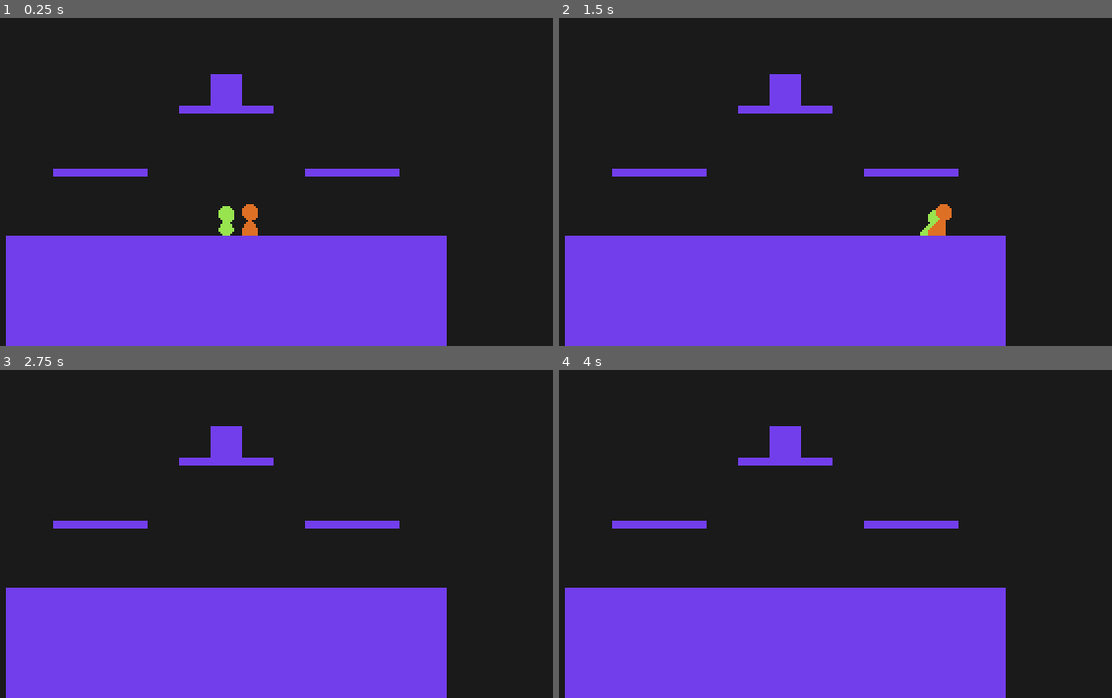
Above: before the commit, frames 1-4 (two rows, left to right).
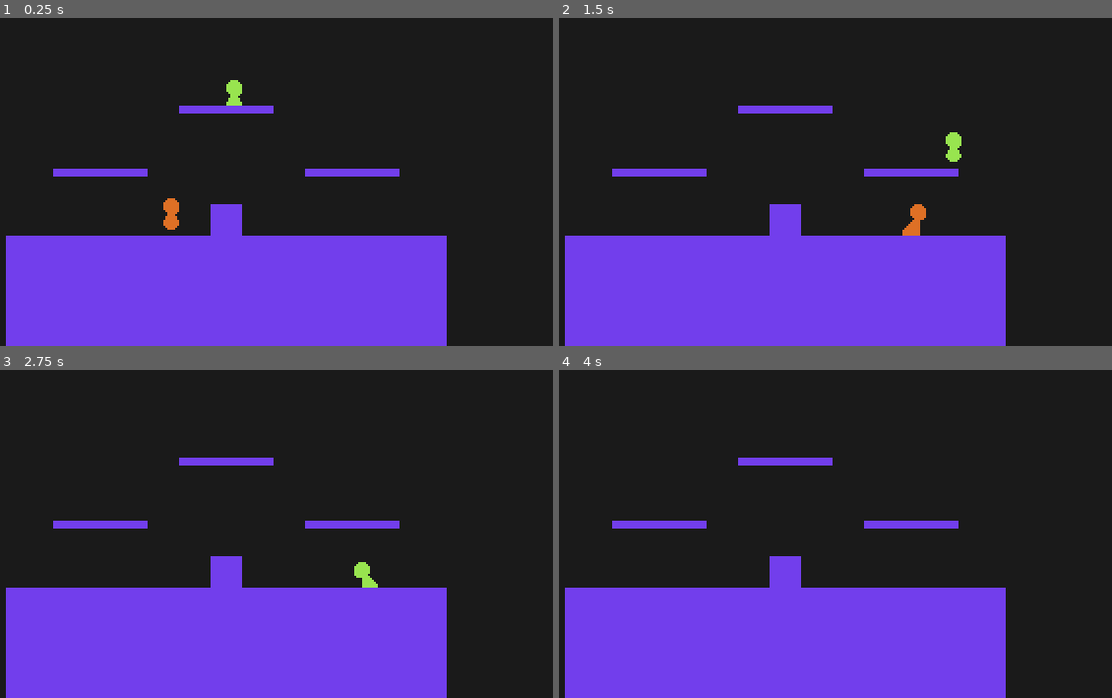
Above: after the commit, the same moments.

Repository: youssefevan/platform-fighter
Game: Godot game, scene res://World.tscn
The game is run twice, just before and just after one commit, with the same random seed, the same clock (stepped at 60 frames per second) and the same inputs.
Inputs:
- Up to frame 1 (0.25 s): no input
- Up to frame 2 (1.5 s): hold Right (right) from 0.53 s (still down); tap X (attack) at 0.6 s; tap Z (jump) at 0.77 s; tap C (special) at 1.35 s
- Up to frame 3 (2.75 s): tap Z (jump) at 1.52 s; release Right (right) at 2.03 s; hold Left (left) from 2.03 s (still down); tap X (attack) at 2.1 s
- Up to frame 4 (4 s): release Left (left) at 2.78 s; hold Right (right) from 2.78 s (still down); tap C (special) at 2.85 s; tap Z (jump) at 3.02, 3.77 s; tap X (attack) at 3.6 s

The runs differ from the first frame. In frame 1, 1.5% of the frame differs, in the area x 29-47%, y 17-67%; in frame 2, 1.9%, in the area x 38-73%, y 17-67%; in frame 3, 1.3%; in frame 4, 1.1%.

Commit message:
Implemented knockback scaling
- set in the animation player as a variable of the hitbox

Diff:
--- a/PlatformFighter/Scenes/Characters/Red.tscn
+++ b/PlatformFighter/Scenes/Characters/Red.tscn
@@ -98,7 +98,7 @@
 "times": PoolRealArray( 0 ),
 "transitions": PoolRealArray( 1 ),
 "update": 0,
-"values": [ 15.0 ]
+"values": [ 30.0 ]
 }
 tracks/7/type = "value"
 tracks/7/path = NodePath("Hitbox:kb_angle")
@@ -112,6 +112,18 @@
 "update": 0,
 "values": [ -50.0 ]
 }
+tracks/8/type = "value"
+tracks/8/path = NodePath("Hitbox:kb_scaling")
+tracks/8/interp = 1
+tracks/8/loop_wrap = true
+tracks/8/imported = false
+tracks/8/enabled = true
+tracks/8/keys = {
+"times": PoolRealArray( 0 ),
+"transitions": PoolRealArray( 1 ),
+"update": 0,
+"values": [ 1.0 ]
+}
 
 [sub_resource type="CircleShape2D" id=21]
 radius = 8.0
@@ -154,7 +166,7 @@
 "times": PoolRealArray( 0 ),
 "transitions": PoolRealArray( 1 ),
 "update": 1,
-"values": [ 115.0 ]
+"values": [ 150.0 ]
 }
 tracks/3/type = "value"
 tracks/3/path = NodePath("Hitbox:kb_angle")
@@ -216,6 +228,18 @@
 "update": 1,
 "values": [ 90.0 ]
 }
+tracks/8/type = "value"
+tracks/8/path = NodePath("Hitbox:kb_scaling")
+tracks/8/interp = 1
+tracks/8/loop_wrap = true
+tracks/8/imported = false
+tracks/8/enabled = true
+tracks/8/keys = {
+"times": PoolRealArray( 0 ),
+"transitions": PoolRealArray( 1 ),
+"update": 0,
+"values": [ -1.0 ]
+}
 
 [sub_resource type="Animation" id=11]
 resource_name = "AerialSide"
@@ -303,7 +327,7 @@
 "times": PoolRealArray( 0 ),
 "transitions": PoolRealArray( 1 ),
 "update": 1,
-"values": [ 125.0 ]
+"values": [ 165.0 ]
 }
 tracks/7/type = "value"
 tracks/7/path = NodePath("Hitbox:kb_angle")
@@ -316,6 +340,18 @@
 "transitions": PoolRealArray( 1 ),
 "update": 1,
 "values": [ -45.0 ]
+}
+tracks/8/type = "value"
+tracks/8/path = NodePath("Hitbox:kb_scaling")
+tracks/8/interp = 1
+tracks/8/loop_wrap = true
+tracks/8/imported = false
+tracks/8/enabled = true
+tracks/8/keys = {
+"times": PoolRealArray( 0 ),
+"transitions": PoolRealArray( 1 ),
+"update": 0,
+"values": [ -1.0 ]
 }
 
 [sub_resource type="Animation" id=14]
@@ -668,12 +704,13 @@
 hframes = 1
 vframes = 1
 region_enabled = true
-region_rect = Rect2( 128, 64, 32, 32 )
+region_rect = Rect2( 96, 96, 32, 32 )
 
 [node name="Hitbox" parent="." index="2"]
-damage = 2.0
-kb_power = 20.0
-kb_angle = -50.0
+damage = 11.0
+kb_power = 165.0
+kb_angle = -45.0
+kb_scaling = 3.33
 
 [node name="Bounds" parent="Hitbox" index="0"]
 position = Vector2( 2, 8 )
--- a/PlatformFighter/Scenes/Characters/Timber.tscn
+++ b/PlatformFighter/Scenes/Characters/Timber.tscn
@@ -6,6 +6,9 @@
 
 [sub_resource type="RectangleShape2D" id=1]
 extents = Vector2( 4, 6.5 )
+
+[sub_resource type="CapsuleShape2D" id=43]
+radius = 6.0
 
 [sub_resource type="CapsuleShape2D" id=2]
 radius = 4.0
@@ -72,9 +75,9 @@
 tracks/4/imported = false
 tracks/4/enabled = true
 tracks/4/keys = {
-"times": PoolRealArray( 0.05 ),
-"transitions": PoolRealArray( 1 ),
-"update": 0,
+"times": PoolRealArray( 0 ),
+"transitions": PoolRealArray( 1 ),
+"update": 1,
 "values": [ 8.0 ]
 }
 tracks/5/type = "value"
@@ -84,9 +87,9 @@
 tracks/5/imported = false
 tracks/5/enabled = true
 tracks/5/keys = {
-"times": PoolRealArray( 0.05 ),
-"transitions": PoolRealArray( 1 ),
-"update": 0,
+"times": PoolRealArray( 0 ),
+"transitions": PoolRealArray( 1 ),
+"update": 1,
 "values": [ 200.0 ]
 }
 tracks/6/type = "value"
@@ -96,9 +99,9 @@
 tracks/6/imported = false
 tracks/6/enabled = true
 tracks/6/keys = {
-"times": PoolRealArray( 0.05 ),
-"transitions": PoolRealArray( 1 ),
-"update": 0,
+"times": PoolRealArray( 0 ),
+"transitions": PoolRealArray( 1 ),
+"update": 1,
 "values": [ 70.0 ]
 }
 tracks/7/type = "value"
@@ -110,8 +113,20 @@
 tracks/7/keys = {
 "times": PoolRealArray( 0 ),
 "transitions": PoolRealArray( 1 ),
-"update": 0,
+"update": 1,
 "values": [ 0.0 ]
+}
+tracks/8/type = "value"
+tracks/8/path = NodePath("Hitbox:kb_scaling")
+tracks/8/interp = 1
+tracks/8/loop_wrap = true
+tracks/8/imported = false
+tracks/8/enabled = true
+tracks/8/keys = {
+"times": PoolRealArray( 0 ),
+"transitions": PoolRealArray( 1 ),
+"update": 1,
+"values": [ -1.0 ]
 }
 
 [sub_resource type="CapsuleShape2D" id=35]
@@ -189,7 +204,7 @@
 tracks/5/imported = false
 tracks/5/enabled = true
 tracks/5/keys = {
-"times": PoolRealArray( 0.1 ),
+"times": PoolRealArray( 0 ),
 "transitions": PoolRealArray( 1 ),
 "update": 1,
 "values": [ 12.0 ]
@@ -201,7 +216,7 @@
 tracks/6/imported = false
 tracks/6/enabled = true
 tracks/6/keys = {
-"times": PoolRealArray( 0.1 ),
+"times": PoolRealArray( 0 ),
 "transitions": PoolRealArray( 1 ),
 "update": 1,
 "values": [ 180.0 ]
@@ -213,10 +228,22 @@
 tracks/7/imported = false
 tracks/7/enabled = true
 tracks/7/keys = {
-"times": PoolRealArray( 0.1 ),
+"times": PoolRealArray( 0 ),
 "transitions": PoolRealArray( 1 ),
 "update": 1,
 "values": [ -50.0 ]
+}
+tracks/8/type = "value"
+tracks/8/path = NodePath("Hitbox:kb_scaling")
+tracks/8/interp = 1
+tracks/8/loop_wrap = true
+tracks/8/imported = false
+tracks/8/enabled = true
+tracks/8/keys = {
+"times": PoolRealArray( 0 ),
+"transitions": PoolRealArray( 1 ),
+"update": 1,
+"values": [ -1.0 ]
 }
 
 [sub_resource type="CircleShape2D" id=34]
@@ -280,7 +307,7 @@
 tracks/4/imported = false
 tracks/4/enabled = true
 tracks/4/keys = {
-"times": PoolRealArray( 0.1 ),
+"times": PoolRealArray( 0 ),
 "transitions": PoolRealArray( 1 ),
 "update": 1,
 "values": [ 8.0 ]
@@ -292,7 +319,7 @@
 tracks/5/imported = false
 tracks/5/enabled = true
 tracks/5/keys = {
-"times": PoolRealArray( 0.1 ),
+"times": PoolRealArray( 0 ),
 "transitions": PoolRealArray( 1 ),
 "update": 1,
 "values": [ 170.0 ]
@@ -304,7 +331,7 @@
 tracks/6/imported = false
 tracks/6/enabled = true
 tracks/6/keys = {
-"times": PoolRealArray( 0.1 ),
+"times": PoolRealArray( 0 ),
 "transitions": PoolRealArray( 1 ),
 "update": 1,
 "values": [ -60.0 ]
@@ -318,8 +345,20 @@
 tracks/7/keys = {
 "times": PoolRealArray( 0 ),
 "transitions": PoolRealArray( 1 ),
-"update": 0,
+"update": 1,
 "values": [ 0.0 ]
+}
+tracks/8/type = "value"
+tracks/8/path = NodePath("Hitbox:kb_scaling")
+tracks/8/interp = 1
+tracks/8/loop_wrap = true
+tracks/8/imported = false
+tracks/8/enabled = true
+tracks/8/keys = {
+"times": PoolRealArray( 0 ),
+"transitions": PoolRealArray( 1 ),
+"update": 1,
+"values": [ -1.0 ]
 }
 
 [sub_resource type="CapsuleShape2D" id=38]
@@ -375,7 +414,7 @@
 tracks/3/keys = {
 "times": PoolRealArray( 0, 0.0333334 ),
 "transitions": PoolRealArray( 1, 1 ),
-"update": 0,
+"update": 1,
 "values": [ Vector2( 0, 0 ), Vector2( 1, -17 ) ]
 }
 tracks/4/type = "value"
@@ -387,7 +426,7 @@
 tracks/4/keys = {
 "times": PoolRealArray( 0, 0.0333333 ),
 "transitions": PoolRealArray( 1, 1 ),
-"update": 0,
+"update": 1,
 "values": [ 0.0, 90.0 ]
 }
 tracks/5/type = "value"
@@ -397,9 +436,9 @@
 tracks/5/imported = false
 tracks/5/enabled = true
 tracks/5/keys = {
-"times": PoolRealArray( 0.0333333 ),
-"transitions": PoolRealArray( 1 ),
-"update": 0,
+"times": PoolRealArray( 0 ),
+"transitions": PoolRealArray( 1 ),
+"update": 1,
 "values": [ 12.0 ]
 }
 tracks/6/type = "value"
@@ -409,9 +448,9 @@
 tracks/6/imported = false
 tracks/6/enabled = true
 tracks/6/keys = {
-"times": PoolRealArray( 0.0333333 ),
-"transitions": PoolRealArray( 1 ),
-"update": 0,
+"times": PoolRealArray( 0 ),
+"transitions": PoolRealArray( 1 ),
+"update": 1,
 "values": [ 160.0 ]
 }
 tracks/7/type = "value"
@@ -421,10 +460,22 @@
 tracks/7/imported = false
 tracks/7/enabled = true
 tracks/7/keys = {
-"times": PoolRealArray( 0.0333333 ),
-"transitions": PoolRealArray( 1 ),
-"update": 0,
+"times": PoolRealArray( 0 ),
+"transitions": PoolRealArray( 1 ),
+"update": 1,
 "values": [ -70.0 ]
+}
+tracks/8/type = "value"
+tracks/8/path = NodePath("Hitbox:kb_scaling")
+tracks/8/interp = 1
+tracks/8/loop_wrap = true
+tracks/8/imported = false
+tracks/8/enabled = true
+tracks/8/keys = {
+"times": PoolRealArray( 0 ),
+"transitions": PoolRealArray( 1 ),
+"update": 1,
+"values": [ -1.0 ]
 }
 
 [sub_resource type="Animation" id=3]
@@ -502,10 +553,10 @@
 tracks/1/imported = false
 tracks/1/enabled = true
 tracks/1/keys = {
-"times": PoolRealArray( -0.0166667, 0 ),
-"transitions": PoolRealArray( 1, 1 ),
-"update": 1,
-"values": [ null, SubResource( 39 ) ]
+"times": PoolRealArray( 0 ),
+"transitions": PoolRealArray( 1 ),
+"update": 1,
+"values": [ SubResource( 39 ) ]
 }
 tracks/2/type = "value"
 tracks/2/path = NodePath("Hitbox/Bounds:disabled")
@@ -550,9 +601,9 @@
 tracks/5/imported = false
 tracks/5/enabled = true
 tracks/5/keys = {
-"times": PoolRealArray( 0.1 ),
-"transitions": PoolRealArray( 1 ),
-"update": 0,
+"times": PoolRealArray( 0 ),
+"transitions": PoolRealArray( 1 ),
+"update": 1,
 "values": [ 9.0 ]
 }
 tracks/6/type = "value"
@@ -562,9 +613,9 @@
 tracks/6/imported = false
 tracks/6/enabled = true
 tracks/6/keys = {
-"times": PoolRealArray( 0.1 ),
-"transitions": PoolRealArray( 1 ),
-"update": 0,
+"times": PoolRealArray( 0 ),
+"transitions": PoolRealArray( 1 ),
+"update": 1,
 "values": [ 90.0 ]
 }
 tracks/7/type = "value"
@@ -574,10 +625,22 @@
 tracks/7/imported = false
 tracks/7/enabled = true
 tracks/7/keys = {
-"times": PoolRealArray( 0.1 ),
-"transitions": PoolRealArray( 1 ),
-"update": 0,
+"times": PoolRealArray( 0 ),
+"transitions": PoolRealArray( 1 ),
+"update": 1,
 "values": [ -30.0 ]
+}
+tracks/8/type = "value"
+tracks/8/path = NodePath("Hitbox:kb_scaling")
+tracks/8/interp = 1
+tracks/8/loop_wrap = true
+tracks/8/imported = false
+tracks/8/enabled = true
+tracks/8/keys = {
+"times": PoolRealArray( 0 ),
+"transitions": PoolRealArray( 1 ),
+"update": 1,
+"values": [ -1.0 ]
 }
 
 [sub_resource type="CircleShape2D" id=32]
@@ -606,10 +669,10 @@
 tracks/1/imported = false
 tracks/1/enabled = true
 tracks/1/keys = {
-"times": PoolRealArray( 0, 0.05 ),
-"transitions": PoolRealArray( 1, 1 ),
-"update": 1,
-"values": [ null, SubResource( 32 ) ]
+"times": PoolRealArray( 0 ),
+"transitions": PoolRealArray( 1 ),
+"update": 1,
+"values": [ SubResource( 32 ) ]
 }
 tracks/2/type = "value"
 tracks/2/path = NodePath("Hitbox/Bounds:disabled")
@@ -630,10 +693,10 @@
 tracks/3/imported = false
 tracks/3/enabled = true
 tracks/3/keys = {
-"times": PoolRealArray( 0, 0.05 ),
-"transitions": PoolRealArray( 1, 1 ),
-"update": 1,
-"values": [ Vector2( 0, 0 ), Vector2( 10, -7 ) ]
+"times": PoolRealArray( 0 ),
+"transitions": PoolRealArray( 1 ),
+"update": 1,
+"values": [ Vector2( 10, -7 ) ]
 }
 tracks/4/type = "value"
 tracks/4/path = NodePath("Hitbox:damage")
@@ -642,9 +705,9 @@
 tracks/4/imported = false
 tracks/4/enabled = true
 tracks/4/keys = {
-"times": PoolRealArray( 0.05 ),
-"transitions": PoolRealArray( 1 ),
-"update": 0,
+"times": PoolRealArray( 0 ),
+"transitions": PoolRealArray( 1 ),
+"update": 1,
 "values": [ 3.0 ]
 }
 tracks/5/type = "value"
@@ -654,9 +717,9 @@
 tracks/5/imported = false
 tracks/5/enabled = true
 tracks/5/keys = {
-"times": PoolRealArray( 0.05 ),
-"transitions": PoolRealArray( 1 ),
-"update": 0,
+"times": PoolRealArray( 0 ),
+"transitions": PoolRealArray( 1 ),
+"update": 1,
 "values": [ 75.0 ]
 }
 tracks/6/type = "value"
@@ -666,9 +729,9 @@
 tracks/6/imported = false
 tracks/6/enabled = true
 tracks/6/keys = {
-"times": PoolRealArray( 0.05 ),
-"transitions": PoolRealArray( 1 ),
-"update": 0,
+"times": PoolRealArray( 0 ),
+"transitions": PoolRealArray( 1 ),
+"update": 1,
 "values": [ -80.0 ]
 }
 tracks/7/type = "value"
@@ -680,8 +743,20 @@
 tracks/7/keys = {
 "times": PoolRealArray( 0 ),
 "transitions": PoolRealArray( 1 ),
-"update": 0,
+"update": 1,
 "values": [ 0.0 ]
+}
+tracks/8/type = "value"
+tracks/8/path = NodePath("Hitbox:kb_scaling")
+tracks/8/interp = 1
+tracks/8/loop_wrap = true
+tracks/8/imported = false
+tracks/8/enabled = true
+tracks/8/keys = {
+"times": PoolRealArray( 0 ),
+"transitions": PoolRealArray( 1 ),
+"update": 1,
+"values": [ 1.0 ]
 }
 
 [sub_resource type="CapsuleShape2D" id=36]
@@ -711,7 +786,7 @@
 tracks/1/imported = false
 tracks/1/enabled = true
 tracks/1/keys = {
-"times": PoolRealArray( 0.0833335 ),
+"times": PoolRealArray( 0 ),
 "transitions": PoolRealArray( 1 ),
 "update": 1,
 "values": [ SubResource( 36 ) ]
@@ -735,9 +810,9 @@
 tracks/3/imported = false
 tracks/3/enabled = true
 tracks/3/keys = {
-"times": PoolRealArray( 0.0833335 ),
-"transitions": PoolRealArray( 1 ),
-"update": 0,
+"times": PoolRealArray( 0 ),
+"transitions": PoolRealArray( 1 ),
+"update": 1,
 "values": [ Vector2( 14, -6 ) ]
 }
 tracks/4/type = "value"
@@ -747,9 +822,9 @@
 tracks/4/imported = false
 tracks/4/enabled = true
 tracks/4/keys = {
-"times": PoolRealArray( 0.0833335 ),
-"transitions": PoolRealArray( 1 ),
-"update": 0,
+"times": PoolRealArray( 0 ),
+"transitions": PoolRealArray( 1 ),
+"update": 1,
 "values": [ 90.0 ]
 }
 tracks/5/type = "value"
@@ -759,9 +834,9 @@
 tracks/5/imported = false
 tracks/5/enabled = true
 tracks/5/keys = {
-"times": PoolRealArray( 0.0833333 ),
-"transitions": PoolRealArray( 1 ),
-"update": 0,
+"times": PoolRealArray( 0 ),
+"transitions": PoolRealArray( 1 ),
+"update": 1,
 "values": [ 9.0 ]
 }
 tracks/6/type = "value"
@@ -771,9 +846,9 @@
 tracks/6/imported = false
 tracks/6/enabled = true
 tracks/6/keys = {
-"times": PoolRealArray( 0.0833333 ),
-"transitions": PoolRealArray( 1 ),
-"update": 0,
+"times": PoolRealArray( 0 ),
+"transitions": PoolRealArray( 1 ),
+"update": 1,
 "values": [ 200.0 ]
 }
 tracks/7/type = "value"
@@ -783,10 +858,22 @@
 tracks/7/imported = false
 tracks/7/enabled = true
 tracks/7/keys = {
-"times": PoolRealArray( 0.0833333 ),
-"transitions": PoolRealArray( 1 ),
-"update": 0,
+"times": PoolRealArray( 0 ),
+"transitions": PoolRealArray( 1 ),
+"update": 1,
 "values": [ -75.0 ]
+}
+tracks/8/type = "value"
+tracks/8/path = NodePath("Hitbox:kb_scaling")
+tracks/8/interp = 1
+tracks/8/loop_wrap = true
+tracks/8/imported = false
+tracks/8/enabled = true
+tracks/8/keys = {
+"times": PoolRealArray( 0 ),
+"transitions": PoolRealArray( 1 ),
+"update": 1,
+"values": [ -1.0 ]
 }
 
 [sub_resource type="CircleShape2D" id=40]
@@ -840,7 +927,7 @@
 tracks/3/keys = {
 "times": PoolRealArray( 0 ),
 "transitions": PoolRealArray( 1 ),
-"update": 0,
+"update": 1,
 "values": [ Vector2( 2, -13 ) ]
 }
 tracks/4/type = "value"
@@ -852,7 +939,7 @@
 tracks/4/keys = {
 "times": PoolRealArray( 0 ),
 "transitions": PoolRealArray( 1 ),
-"update": 0,
+"update": 1,
 "values": [ 0.0 ]
 }
 tracks/5/type = "value"
@@ -864,7 +951,7 @@
 tracks/5/keys = {
 "times": PoolRealArray( 0 ),
 "transitions": PoolRealArray( 1 ),
-"update": 0,
+"update": 1,
 "values": [ 7.0 ]
 }
 tracks/6/type = "value"
@@ -876,7 +963,7 @@
 tracks/6/keys = {
 "times": PoolRealArray( 0 ),
 "transitions": PoolRealArray( 1 ),
-"update": 0,
+"update": 1,
 "values": [ 160.0 ]
 }
 tracks/7/type = "value"
@@ -888,8 +975,20 @@
 tracks/7/keys = {
 "times": PoolRealArray( 0 ),
 "transitions": PoolRealArray( 1 ),
-"update": 0,
+"update": 1,
 "values": [ -80.0 ]
+}
+tracks/8/type = "value"
+tracks/8/path = NodePath("Hitbox:kb_scaling")
+tracks/8/interp = 1
+tracks/8/loop_wrap = true
+tracks/8/imported = false
+tracks/8/enabled = true
+tracks/8/keys = {
+"times": PoolRealArray( 0 ),
+"transitions": PoolRealArray( 1 ),
+"update": 1,
+"values": [ -1.0 ]
 }
 
 [sub_resource type="Animation" id=41]
@@ -1112,7 +1211,7 @@
 tracks/5/imported = false
 tracks/5/enabled = true
 tracks/5/keys = {
-"times": PoolRealArray( 0.15 ),
+"times": PoolRealArray( 0 ),
 "transitions": PoolRealArray( 1 ),
 "update": 1,
 "values": [ 19.0 ]
@@ -1124,7 +1223,7 @@
 tracks/6/imported = false
 tracks/6/enabled = true
 tracks/6/keys = {
-"times": PoolRealArray( 0.15 ),
+"times": PoolRealArray( 0 ),
 "transitions": PoolRealArray( 1 ),
 "update": 1,
 "values": [ 185.0 ]
@@ -1136,14 +1235,23 @@
 tracks/7/imported = false
 tracks/7/enabled = true
 tracks/7/keys = {
-"times": PoolRealArray( 0.15 ),
+"times": PoolRealArray( 0 ),
 "transitions": PoolRealArray( 1 ),
 "update": 1,
 "values": [ -60.0 ]
 }
-
-[sub_resource type="CapsuleShape2D" id=43]
-radius = 6.0
+tracks/8/type = "value"
+tracks/8/path = NodePath("Hitbox:kb_scaling")
+tracks/8/interp = 1
+tracks/8/loop_wrap = true
+tracks/8/imported = false
+tracks/8/enabled = true
+tracks/8/keys = {
+"times": PoolRealArray( 0 ),
+"transitions": PoolRealArray( 1 ),
+"update": 1,
+"values": [ -1.0 ]
+}
 
 [sub_resource type="Animation" id=42]
 resource_name = "SpecialUp"
@@ -1216,7 +1324,7 @@
 tracks/5/imported = false
 tracks/5/enabled = true
 tracks/5/keys = {
-"times": PoolRealArray( 0.05, 0.45 ),
+"times": PoolRealArray( 0, 0.45 ),
 "transitions": PoolRealArray( 1, 1 ),
 "update": 1,
 "values": [ 3.0, 15.0 ]
@@ -1228,7 +1336,7 @@
 tracks/6/imported = false
 tracks/6/enabled = true
 tracks/6/keys = {
-"times": PoolRealArray( 0.05, 0.45 ),
+"times": PoolRealArray( 0, 0.45 ),
 "transitions": PoolRealArray( 1, 1 ),
 "update": 1,
 "values": [ 50.0, 190.0 ]
@@ -1240,10 +1348,22 @@
 tracks/7/imported = false
 tracks/7/enabled = true
 tracks/7/keys = {
-"times": PoolRealArray( 0.05, 0.45 ),
+"times": PoolRealArray( 0, 0.45 ),
 "transitions": PoolRealArray( 1, 1 ),
-"update": 0,
+"update": 1,
 "values": [ -90.0, -70.0 ]
+}
+tracks/8/type = "value"
+tracks/8/path = NodePath("Hitbox:kb_scaling")
+tracks/8/interp = 1
+tracks/8/loop_wrap = true
+tracks/8/imported = false
+tracks/8/enabled = true
+tracks/8/keys = {
+"times": PoolRealArray( 0, 0.45 ),
+"transitions": PoolRealArray( 1, 1 ),
+"update": 1,
+"values": [ 1.0, -1.0 ]
 }
 
 [node name="Timber" instance=ExtResource( 1 )]
@@ -1278,15 +1398,17 @@
 hframes = 1
 vframes = 1
 region_enabled = true
-region_rect = Rect2( 160, 160, 32, 32 )
+region_rect = Rect2( 128, 32, 32, 32 )
 
 [node name="Hitbox" parent="." index="2"]
-damage = 19.0
-kb_power = 185.0
-kb_angle = -60.0
+damage = 3.0
+kb_power = 50.0
+kb_angle = -90.0
+kb_scaling = 1.0
 
 [node name="Bounds" parent="Hitbox" index="0"]
 rotation = 1.5708
+shape = SubResource( 43 )
 disabled = false
 
 [node name="Bounds" parent="Hurtbox" index="0"]
--- a/PlatformFighter/Scripts/CharacterBase/States/hitstun.gd
+++ b/PlatformFighter/Scripts/CharacterBase/States/hitstun.gd
@@ -4,6 +4,8 @@
 var kb_power
 var damage_percent
 var knockback_modifier = 100
+var kb_scaling
+var default_kb_scaling = 3.33
 
 var frame = 0
 
@@ -17,7 +19,7 @@
 	var knockback = ((((
 		(char_base.percentage/10 + (char_base.percentage * damage_percent)/20)
 		* 200/(char_base.knockback_modifier+100) * 1.4)
-		+ 18) * 1.33) + kb_power)
+		+ 18) * kb_scaling) + kb_power)
 
 	char_base.velocity = kb_direction * knockback
 
@@ -59,11 +61,15 @@
 	char_base.velocity = char_base.move_and_slide(char_base.velocity, Vector2.UP)
 
 
-func _on_Hurtbox_hit_info(hit, kb_dir, kb_pow, d_percent):
+func _on_Hurtbox_hit_info(hit, kb_dir, kb_pow, d_percent, kb_scale):
 	#char_base.got_hit = hit
 	kb_direction = kb_dir
 	kb_power = kb_pow
-	hitstun_length = int(round(kb_power * 0.2))
+	if kb_scale == -1:
+		kb_scaling = default_kb_scaling
+	else:
+		kb_scaling = kb_scale
+	hitstun_length = int(round(kb_power * 0.123))
 	damage_percent = d_percent
 	char_base.percentage += damage_percent
 	print(char_base, " --> ", char_base.percentage, "%")
--- a/PlatformFighter/Scripts/CharacterBase/character_base.gd
+++ b/PlatformFighter/Scripts/CharacterBase/character_base.gd
@@ -217,6 +217,6 @@
 func _on_SpecialSide_disable_hitbox():
 	$Hitbox/Bounds.disabled = true
 
-func _on_Hurtbox_hit_info(hit, kb_dir, kb_pow, d_percent):
+func _on_Hurtbox_hit_info(hit, kb_dir, kb_pow, d_percent, kb_scale):
 	#print("hurt")
 	got_hit = true
--- a/PlatformFighter/Scripts/hitbox.gd
+++ b/PlatformFighter/Scripts/hitbox.gd
@@ -3,6 +3,7 @@
 export var damage: float
 export var kb_power: float
 export var kb_angle: float
+export var kb_scaling: float
 
 func get_kb_direction():
 	var kb_angle_radians = deg2rad(kb_angle)
--- a/PlatformFighter/Scripts/hurtbox.gd
+++ b/PlatformFighter/Scripts/hurtbox.gd
@@ -7,8 +7,9 @@
 var kb_direction
 var kb_power
 var damage_percent
+var kb_scaling
 
-signal hit_info(hit, kb_dir, kb_pow, d_percent) # got_hit, kb_direction, kb_power, kb
+signal hit_info(hit, kb_dir, kb_pow, d_percent, kb_scale) # got_hit, kb_direction, kb_power, damage_percent, kb_scaling
 
 func _on_Hurtbox_area_entered(area):
 	if area.is_in_group("Hitbox"):
@@ -27,6 +28,7 @@
 
 			kb_power = area.kb_power
 			damage_percent = area.damage
+			kb_scaling = area.kb_scaling
 			got_hit = true
 
-			emit_signal("hit_info", got_hit, kb_direction, kb_power, damage_percent)
+			emit_signal("hit_info", got_hit, kb_direction, kb_power, damage_percent, kb_scaling)
--- a/PlatformFighter/Scripts/test.gd
+++ b/PlatformFighter/Scripts/test.gd
@@ -3,11 +3,12 @@
 var got_hit = false
 var kb_direction
 var kb_power
+var kb_scaling
 var damage_percent
 var percentage = 0
 var knockback_modifier = 100
 
-var grav = 300
+var grav = 750
 
 var velocity = Vector2.ZERO
 
@@ -20,7 +21,7 @@
 		var knockback = ((((
 			(percentage/10 + (percentage * damage_percent)/20)
 			 * 200/(knockback_modifier+100) * 1.4)
-			 + 18) * 1.33) + kb_power)
+			 + 18) * kb_scaling) + kb_power)
 		velocity = kb_direction * knockback
 		got_hit = false
 
@@ -37,10 +38,14 @@
 	velocity = move_and_slide(velocity, Vector2.UP)
 
 
-func _on_Hurtbox_hit_info(hit, kb_dir, kb_pow, d_percent):
+func _on_Hurtbox_hit_info(hit, kb_dir, kb_pow, d_percent, kb_scale):
 	got_hit = hit
 	kb_direction = kb_dir
 	kb_power = kb_pow
+	if kb_scale == -1:
+		kb_scaling = 3.33
+	else:
+		kb_scaling = kb_scale
 	damage_percent = d_percent
 	percentage += damage_percent
 	print(percentage, "%")
--- a/PlatformFighter/World.tscn
+++ b/PlatformFighter/World.tscn
@@ -57,7 +57,7 @@
 position = Vector2( 256, 128 )
 
 [node name="Test" type="KinematicBody2D" parent="."]
-position = Vector2( 192, 84 )
+position = Vector2( 192, 136 )
 collision_layer = 2
 script = ExtResource( 3 )
 __meta__ = {
@@ -77,10 +77,10 @@
 shape = SubResource( 4 )
 
 [node name="Timber" parent="." instance=ExtResource( 5 )]
-position = Vector2( 192, 136 )
+position = Vector2( 196, 80 )
 
 [node name="Red" parent="." instance=ExtResource( 4 )]
-position = Vector2( 204, 132 )
+position = Vector2( 164, 124 )
 
 [connection signal="area_entered" from="Test/Hurtbox" to="Test/Hurtbox" method="_on_Hurtbox_area_entered"]
 [connection signal="hit_info" from="Test/Hurtbox" to="Test" method="_on_Hurtbox_hit_info"]
